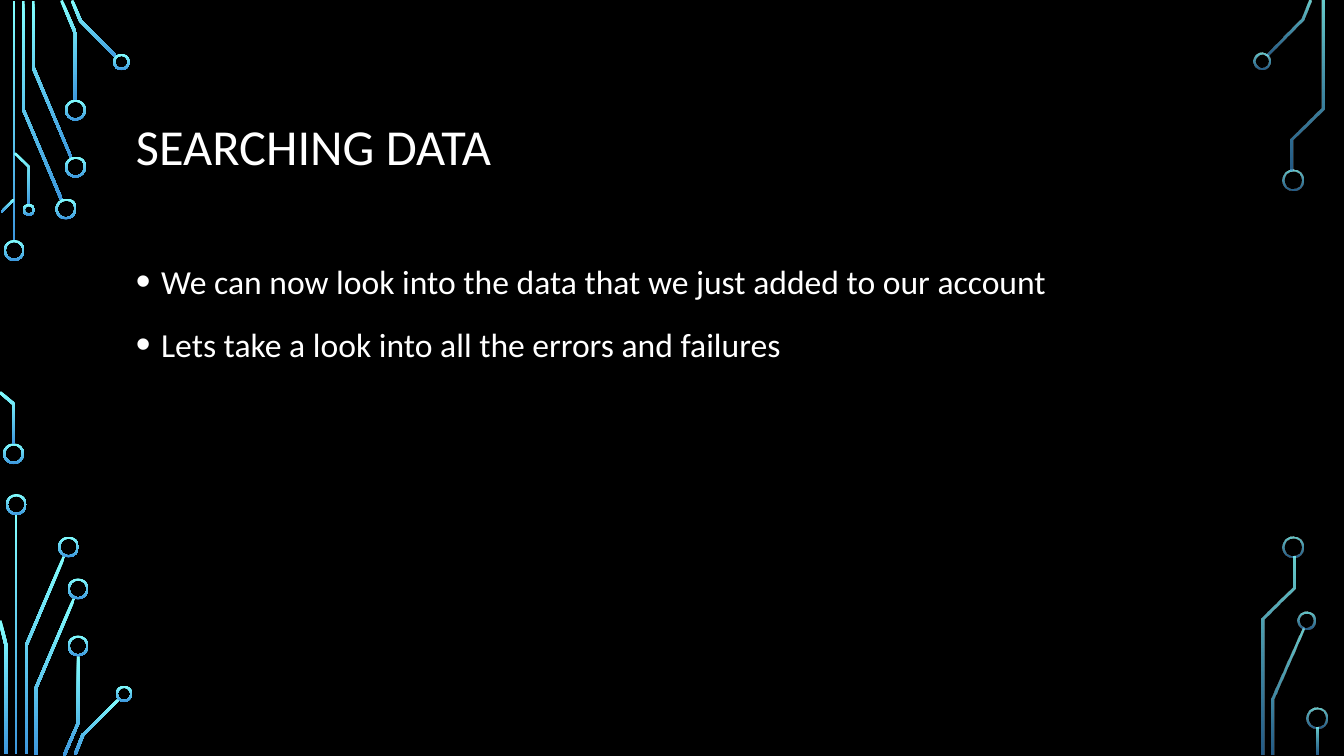
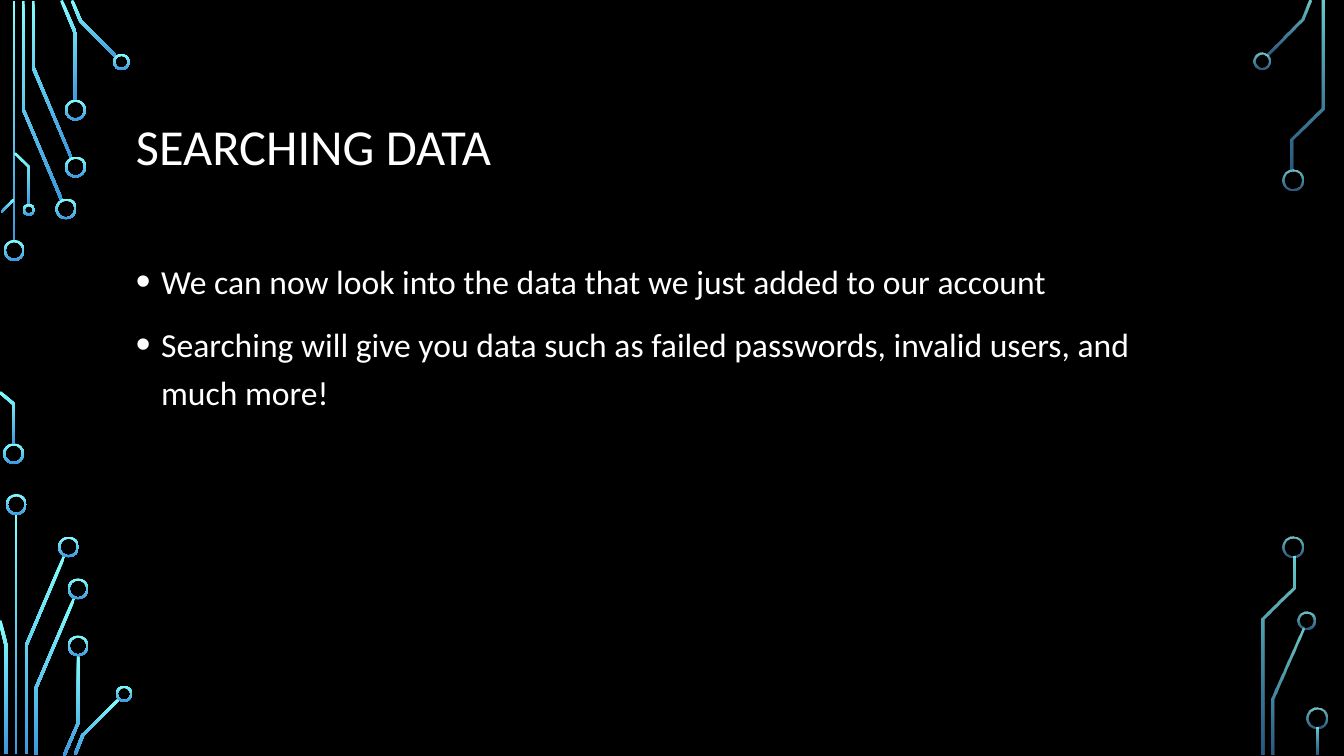
Before and after one commit to quickconnor/Group-6-Network-Investigation, a slide deck: slide 8 of Workshop 6 (1).pptm. Drawn at 1344x756 pixels with LibreOffice and Linux fonts; fonts in the diff are those of the drawing; background and template pictures are left out. Boxes give left, top, right and bottom in pixels: in the first picture for what was removed or moved away, otherwise in the second. Text is boxed around its words. In the diff, an @@ line names an element or a change of style, - is before the commit and + after.

```diff
--- a/Workshop 6 (1).pptm
+++ b/Workshop 6 (1).pptm
@@ text at (161,333,1129,406): text changed @@
-• Lets take a look into all the errors and failures
+• Searching will give you data such as failed passwords, invalid users, and much more!
```
Also in this commit, not shown: 1 other slide changed.
